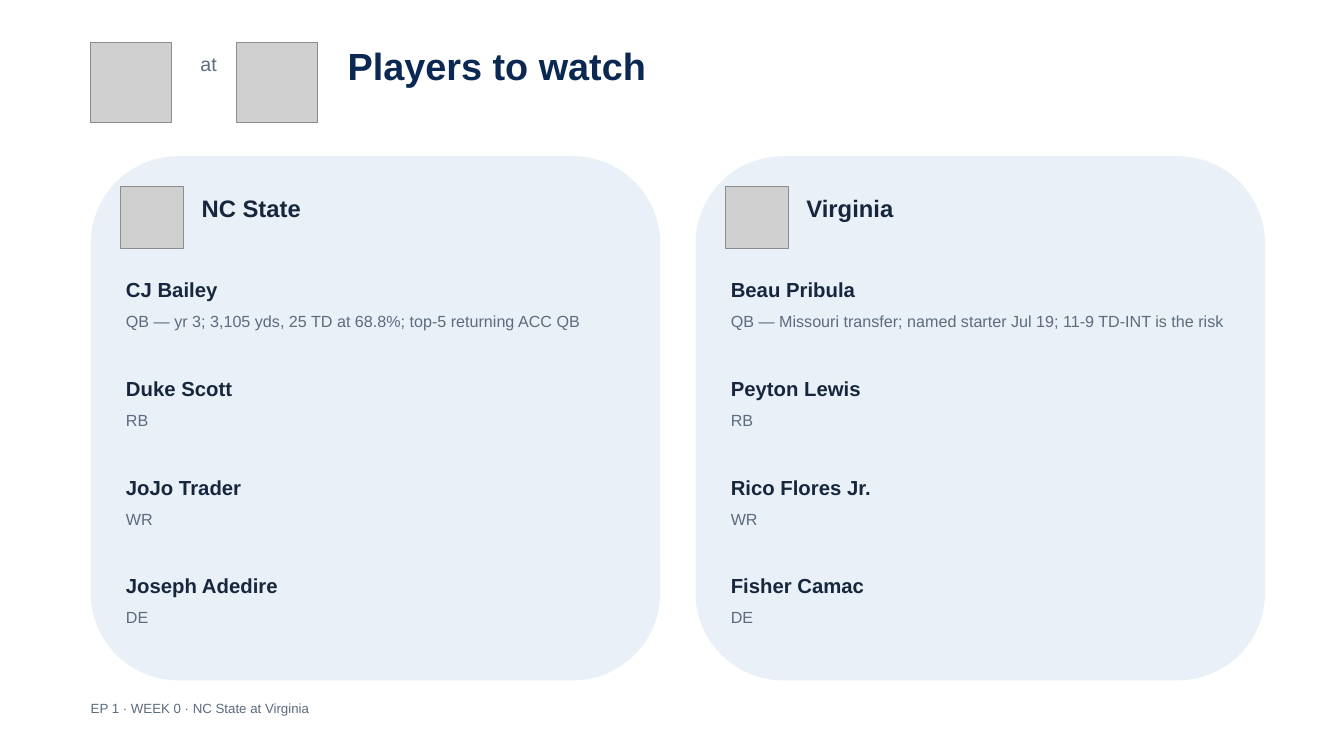
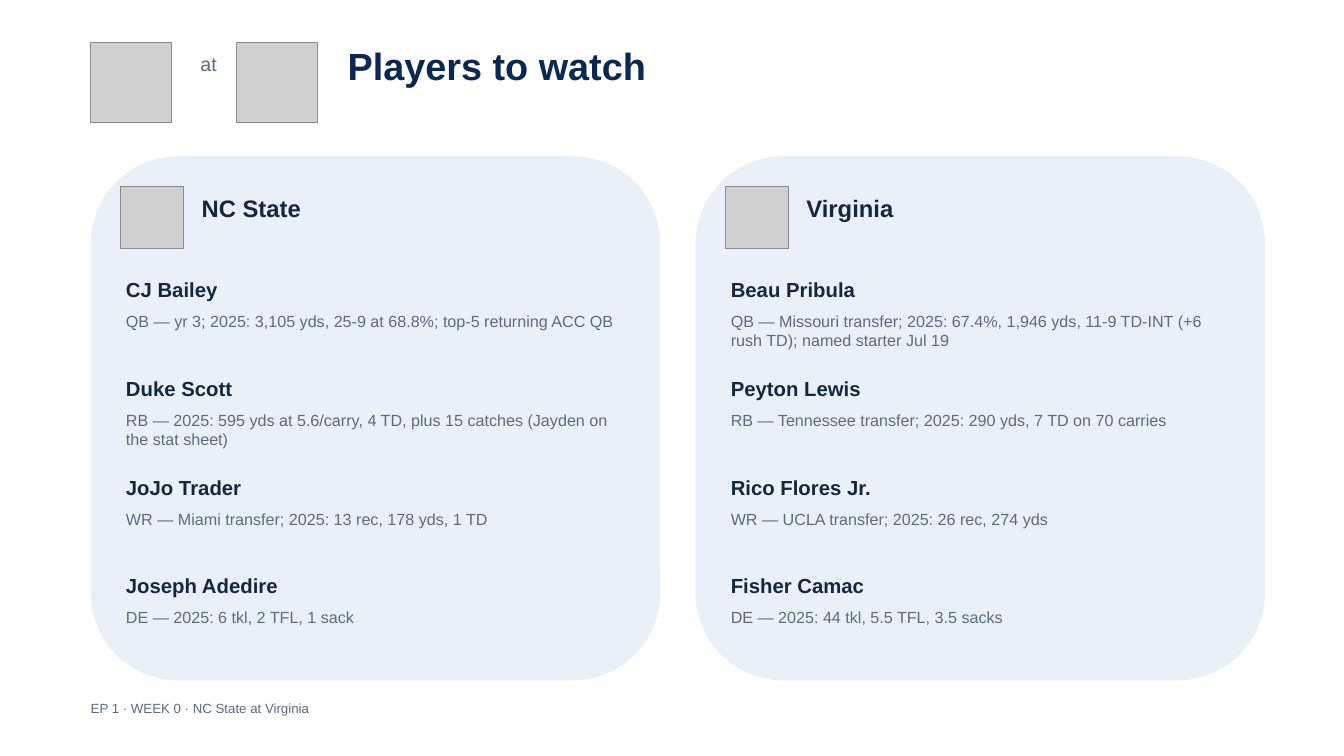
Before and after one commit to lucasalvarezflorida-lab/ncaa-fbs-analytics, a slide deck: slide 5 of decks/2026_Week0_Episode1.pptx. Drawn at 1344x756 pixels with LibreOffice and Linux fonts; fonts in the diff are those of the drawing; grey boxes stand for pictures. Boxes give left, top, right and bottom in pixels: in the first picture for what was removed or moved away, otherwise in the second. Text is boxed around its words. In the diff, an @@ line names an element or a change of style, - is before the commit and + after.

```diff
--- a/decks/2026_Week0_Episode1.pptx
+++ b/decks/2026_Week0_Episode1.pptx
@@ text at (126,315,613,331): text changed @@
-QB — yr 3; 3,105 yds, 25 TD at 68.8%; top-5 returning ACC QB
+QB — yr 3; 2025: 3,105 yds, 25-9 at 68.8%; top-5 returning ACC QB
@@ text at (731,315,1202,350): text changed @@
-QB — Missouri transfer; named starter Jul 19; 11-9 TD-INT is the risk
+QB — Missouri transfer; 2025: 67.4%, 1,946 yds, 11-9 TD-INT (+6 rush TD); named starter Jul 19
@@ text at (126,414,607,449): text changed @@
-RB
+RB — 2025: 595 yds at 5.6/carry, 4 TD, plus 15 catches (Jayden on the stat sheet)
@@ text at (731,414,1166,430): text changed @@
-RB
+RB — Tennessee transfer; 2025: 290 yds, 7 TD on 70 carries
@@ text at (126,513,487,529): text changed @@
-WR
+WR — Miami transfer; 2025: 13 rec, 178 yds, 1 TD
@@ text at (731,513,1048,529): text changed @@
-WR
+WR — UCLA transfer; 2025: 26 rec, 274 yds
@@ text at (126,611,354,625): text changed @@
-DE
+DE — 2025: 6 tkl, 2 TFL, 1 sack
@@ text at (731,611,1003,625): text changed @@
-DE
+DE — 2025: 44 tkl, 5.5 TFL, 3.5 sacks
```
Also in this commit, not shown: 2 other slides changed, 1 other file.
